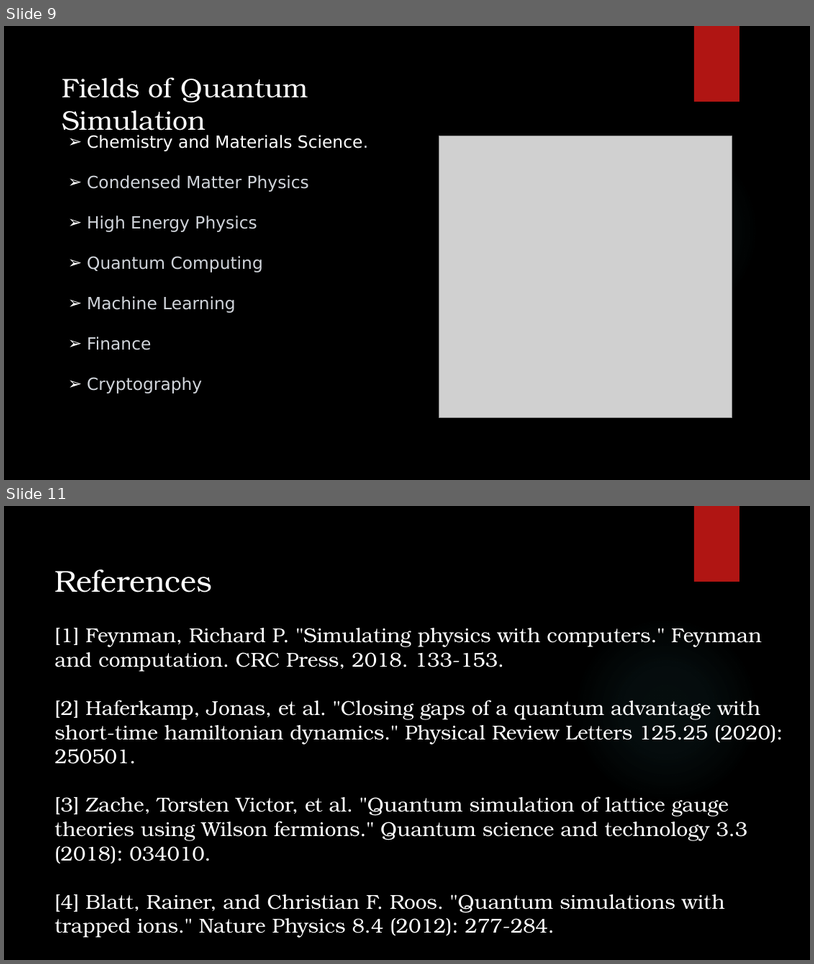
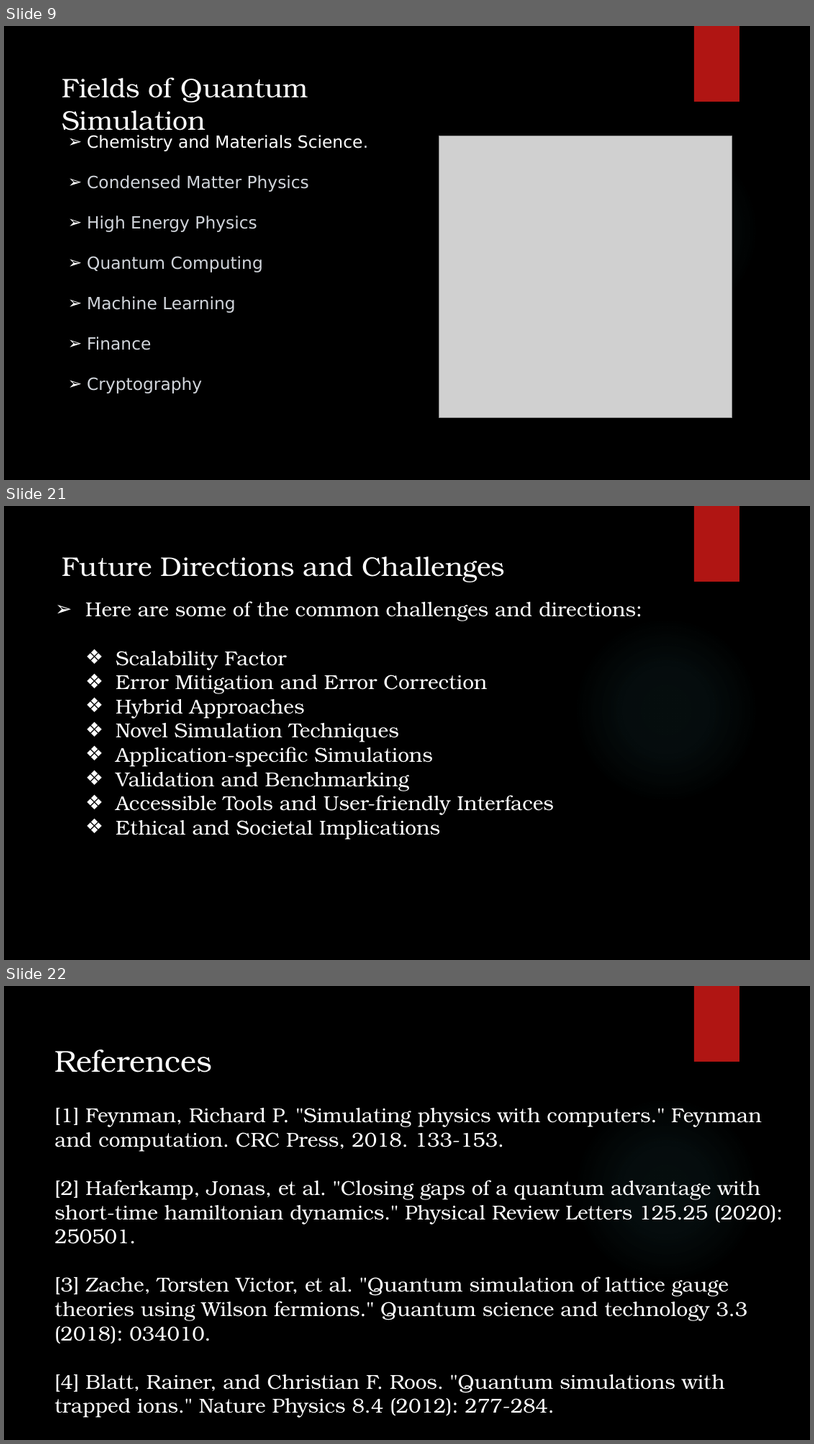
Before and after one commit to akash-rajak/Quantum-Simulation, a slide deck: Final PPT.pptx. Shown one above the other, each under a label of ours: slides 9 and 11 before the commit, slides 9, 21 and 22 after it; the slides between them are not shown. The pictures are 814x964 and 814x1444 pixels, drawn with LibreOffice and Linux fonts; fonts in the diff are those of the drawing; grey boxes stand for pictures; background and template pictures are left out. Boxes give left, top, right and bottom in pixels: in the first picture for what was removed or moved away, otherwise in the second. Text is boxed around its words. In the diff, an @@ line names an element or a change of style, - is before the commit and + after.

```diff
--- a/Final PPT.pptx
+++ b/Final PPT.pptx
@@ slide 21 added at (x1=4, y1=506, x2=810, y2=960), background picture (left out); not listed: 2 template elements that a slide beside it also shows @@
@@ text added at (x1=62, y1=556, x2=505, y2=582), 32 pt, text #FFFFFF @@
+Future Directions and Challenges
@@ text added at (x1=85, y1=601, x2=643, y2=839), 24 pt, text #FFFFFF @@
+➢ Here are some of the common challenges and directions:
+  ❖ Scalability Factor
+  ❖ Error Mitigation and Error Correction
+  ❖ Hybrid Approaches
+  ❖ Novel Simulation Techniques
+  ❖ Application-specific Simulations
+  ❖ Validation and Benchmarking
+  ❖ Accessible Tools and User-friendly Interfaces
+  ❖ Ethical and Societal Implications
@@ what was slide 11 is now slide 22 @@
```
Also in this commit, not shown: 10 other slides added, 10 other files.
